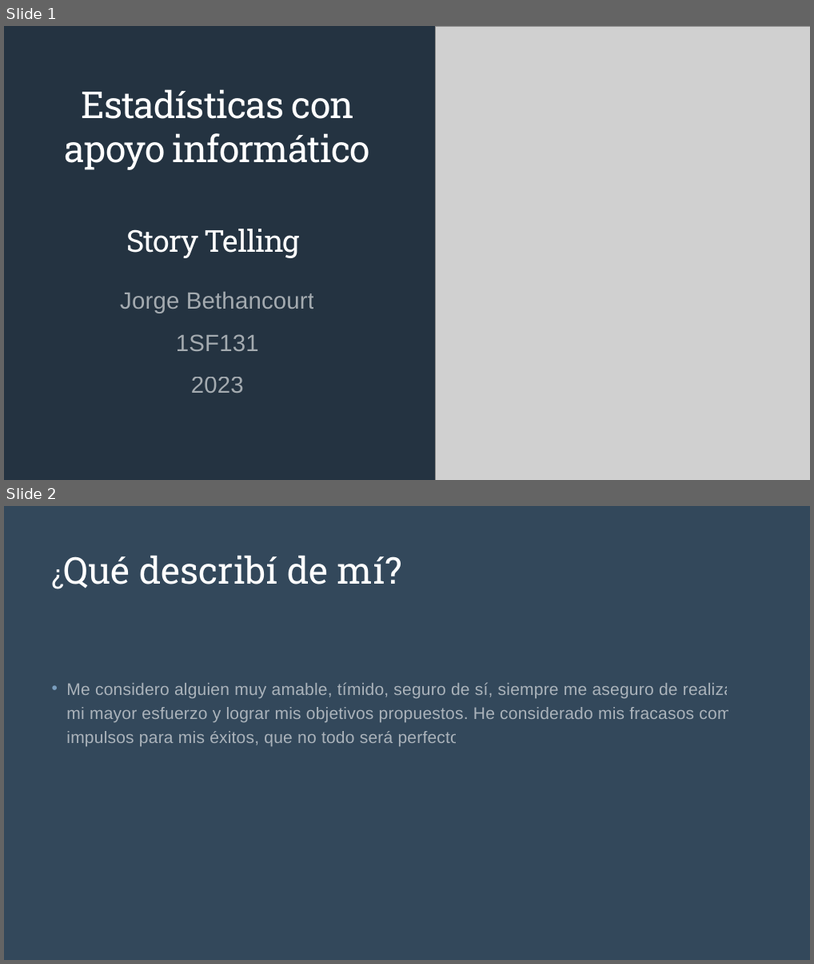
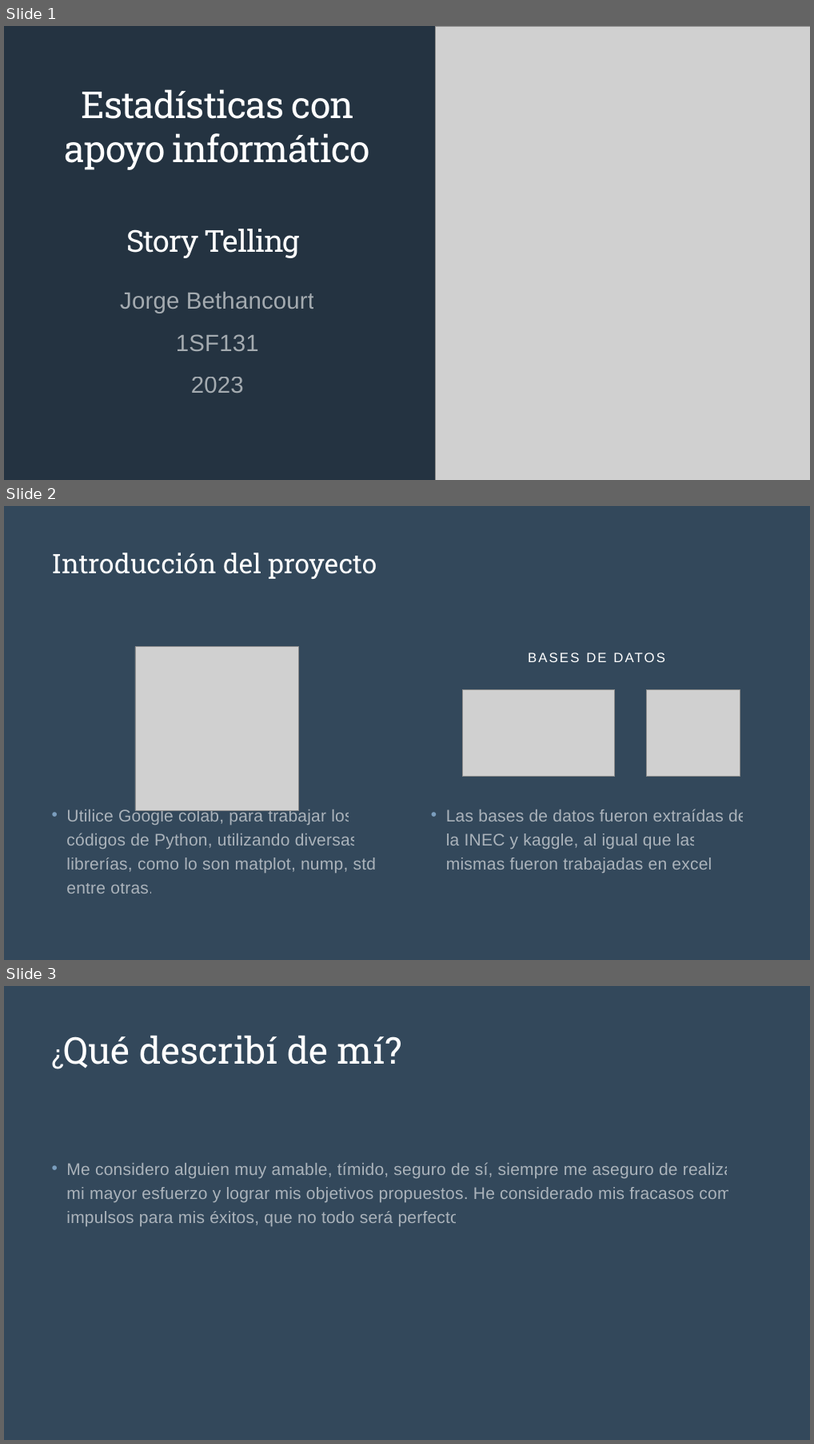
Before and after one commit to Jorge004/SemestralEstadisticas, a slide deck: Story Telling.pptx. Shown one above the other, each under a label of ours: slides 1 and 2 before the commit, slides 1, 2 and 3 after it. The pictures are 814x964 and 814x1444 pixels, drawn with LibreOffice and Linux fonts; fonts in the diff are those of the drawing; grey boxes stand for pictures. Boxes give left, top, right and bottom in pixels: in the first picture for what was removed or moved away, otherwise in the second. Text is boxed around its words. In the diff, an @@ line names an element or a change of style, - is before the commit and + after.

```diff
--- a/Story Telling.pptx
+++ b/Story Telling.pptx
@@ slide 2 added at (x1=4, y1=506, x2=810, y2=960), background #243341; not listed: 1 template element that a slide beside it also shows @@
@@ title added at (x1=52, y1=552, x2=377, y2=579), 32 pt, text #FFFFFF @@
+Introducción del proyecto
@@ picture added at (x1=135, y1=646, x2=299, y2=810) @@
@@ picture added at (x1=462, y1=689, x2=615, y2=776) @@
@@ picture added at (x1=647, y1=689, x2=740, y2=776) @@
@@ text added at (x1=66, y1=808, x2=381, y2=893), 20 pt, text #FFFFFF at 58% opacity @@
+• Utilice Google colab, para trabajar los códigos de Python, utilizando diversas librerías, como lo son matplot, nump, std, entre otras.
@@ text added at (x1=446, y1=808, x2=748, y2=872), 20 pt, text #FFFFFF at 58% opacity @@
+• Las bases de datos fueron extraídas de la INEC y kaggle, al igual que las mismas fueron trabajadas en excel.
@@ text added at (x1=478, y1=809, x2=594, y2=821), 16 pt, text #FFFFFF @@
+BASES DE DATOS
@@ what was slide 2 is now slide 3 @@
```
Also in this commit, not shown: 2 slides changed, 1 other slide added.
